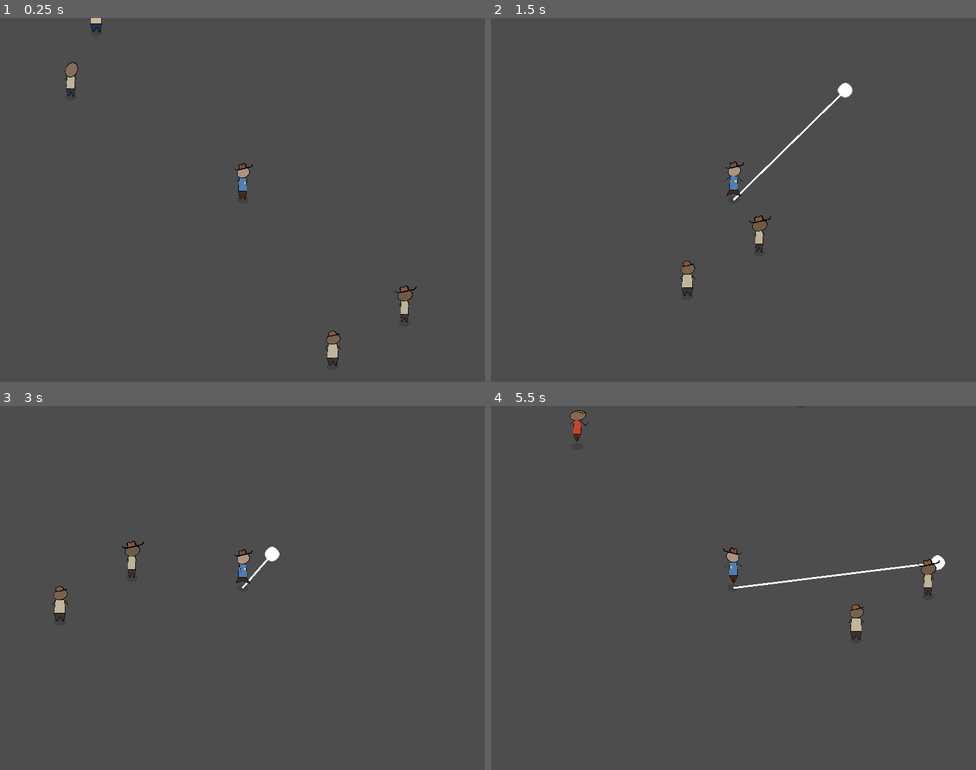
Above: before the commit, frames 1-4 (two rows, left to right).
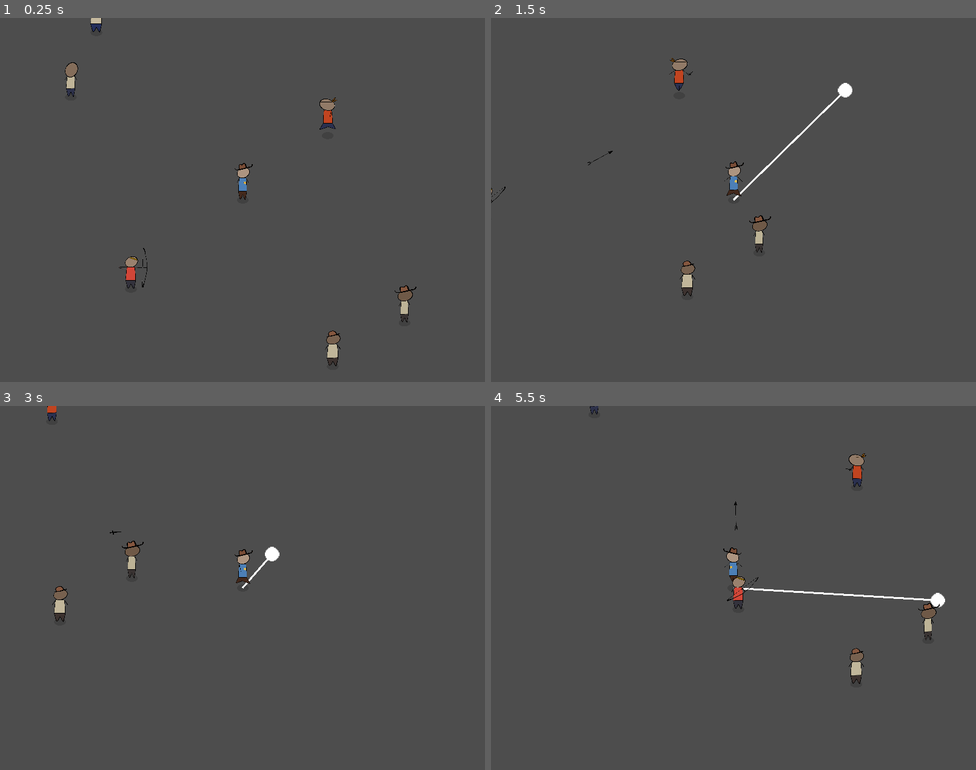
Above: after the commit, the same moments.

Repository: martindzejky/gmtk2025
Game: Godot game, scene res://main.tscn
The game is run twice, just before and just after one commit, with the same random seed, the same clock (stepped at 60 frames per second) and the same inputs.
Inputs (mouse positions are in pixels of both pictures, inside the frame that each line leads up to):
- Up to frame 1 (0.25 s): no input
- Up to frame 2 (1.5 s): move the mouse to (840, 181) at 0.52 s; hold D (move_right) 0.53-1.28 s; click (840, 181) at 0.6 s; move the mouse to (636, 218) at 1.27 s; hold S (move_down) from 1.28 s (still down); tap Shift (dash) at 1.35 s
- Up to frame 3 (3 s): click (145, 606) at 1.55 s; move the mouse to (291, 507) at 2.02 s; release S (move_down) at 2.03 s; hold D (move_right) 2.03-2.78 s; click (291, 507) at 2.1 s; move the mouse to (218, 660) at 2.77 s; hold W (move_up) from 2.78 s (still down); click (218, 660) at 2.85 s
- Up to frame 4 (5.5 s): move the mouse to (879, 642) at 3.52 s; release W (move_up) at 3.53 s; hold A (move_left) 3.53-5.03 s; tap Shift (dash) at 3.6 s; click (879, 642) at 3.8 s; move the mouse to (588, 533) at 4.27 s; click (588, 533) at 4.35 s; move the mouse to (757, 588) at 5.02 s; hold S (move_down) from 5.03 s (still down); click (757, 588) at 5.1 s

The runs differ from the first frame. In frame 1, 0.4% of the frame differs, in the area x 24-70%, y 21-75%; in frame 2, 0.2%; in frame 3, less than 0.1%; in frame 4, 1.9%, in the area x 16-94%, y 0-77%.

Commit message:
throwing knife enemy

Diff:
--- a/main.tscn
+++ b/main.tscn
@@ -8,6 +8,8 @@
 [ext_resource type="Resource" uid="uid://cspiwl2qqobau" path="res://waves/wave_2.tres" id="6_7mycd"]
 [ext_resource type="Resource" uid="uid://d1uha8uiqksby" path="res://waves/wave_3.tres" id="7_272bh"]
 [ext_resource type="PackedScene" uid="uid://celdle61b8mey" path="res://objects/folk.tscn" id="8_5vw27"]
+[ext_resource type="PackedScene" uid="uid://br2pnnu3i2hvh" path="res://objects/ranged_enemy.tscn" id="9_kek77"]
+[ext_resource type="PackedScene" uid="uid://c8fg07divs5ef" path="res://objects/throwing_knife_enemy.tscn" id="10_4c57u"]
 
 [node name="main" type="Node2D"]
 y_sort_enabled = true
@@ -29,3 +31,9 @@
 
 [node name="folk4" parent="." instance=ExtResource("8_5vw27")]
 position = Vector2(-161, -184)
+
+[node name="ranged_enemy" parent="." instance=ExtResource("9_kek77")]
+position = Vector2(-123, 98)
+
+[node name="throwing_knife_enemy" parent="." instance=ExtResource("10_4c57u")]
+position = Vector2(101, -76)
--- /dev/null
+++ b/objects/arrow.tscn
@@ -0,0 +1,18 @@
+[gd_scene load_steps=3 format=3 uid="uid://dr57aya15ff0d"]
+
+[ext_resource type="Script" uid="uid://bb8jo10py3qxv" path="res://scripts/projectile.gd" id="1_ledw7"]
+[ext_resource type="Texture2D" uid="uid://cutyewlewbcyg" path="res://sprites/arrow.png" id="2_3at4w"]
+
+[node name="arrow" type="Node2D"]
+script = ExtResource("1_ledw7")
+
+[node name="sprite" type="Sprite2D" parent="."]
+scale = Vector2(0.056, 0.056)
+texture = ExtResource("2_3at4w")
+
+[node name="delete_timer" type="Timer" parent="."]
+wait_time = 2.0
+one_shot = true
+autostart = true
+
+[connection signal="timeout" from="delete_timer" to="." method="queue_free"]
--- a/objects/bow.tscn
+++ b/objects/bow.tscn
@@ -5,7 +5,8 @@
 [node name="bow" type="Node2D"]
 
 [node name="sprite" type="Sprite2D" parent="."]
-position = Vector2(-233.529, 0)
+position = Vector2(-13.0392, 0)
+scale = Vector2(0.056, 0.056)
 texture = ExtResource("1_45hh1")
 hframes = 2
 frame = 1
--- a/objects/dude.tscn
+++ b/objects/dude.tscn
@@ -778,7 +778,6 @@
 
 [node name="bow_slot_back" type="Marker2D" parent="jump_animation/rotation_scale_animation"]
 position = Vector2(3.52625, -24.1408)
-scale = Vector2(0.0561217, 0.0561217)
 
 [node name="body_scale" type="Node2D" parent="jump_animation/rotation_scale_animation"]
 
@@ -805,7 +804,6 @@
 [node name="melee_slot" type="Marker2D" parent="jump_animation/rotation_scale_animation/body_scale"]
 position = Vector2(7.52731, -19.1992)
 rotation = 1.23266
-scale = Vector2(0.0561217, 0.0561217)
 
 [node name="head_scale" type="Node2D" parent="jump_animation/rotation_scale_animation"]
 position = Vector2(1, -30)
@@ -832,4 +830,3 @@
 [node name="bow_slot_front" type="Marker2D" parent="jump_animation/rotation_scale_animation"]
 visible = false
 position = Vector2(3.52625, -24.1408)
-scale = Vector2(0.0561217, 0.0561217)
--- a/objects/enemy.tscn
+++ b/objects/enemy.tscn
@@ -2,7 +2,7 @@
 
 [ext_resource type="Script" uid="uid://fieie7mlojfh" path="res://scripts/enemy.gd" id="1_7jlpp"]
 [ext_resource type="PackedScene" uid="uid://ccv1x3ptc2xx" path="res://objects/melee_strike.tscn" id="2_41oev"]
-[ext_resource type="PackedScene" uid="uid://dr57aya15ff0d" path="res://objects/projectile.tscn" id="3_we7g8"]
+[ext_resource type="PackedScene" uid="uid://dr57aya15ff0d" path="res://objects/arrow.tscn" id="3_we7g8"]
 [ext_resource type="PackedScene" uid="uid://bbvqcdrmrrngi" path="res://objects/knife.tscn" id="4_3hb37"]
 [ext_resource type="PackedScene" uid="uid://djbcew1c0yi1u" path="res://objects/bow.tscn" id="5_2ld5k"]
 [ext_resource type="PackedScene" uid="uid://dur5dy1hc4dca" path="res://objects/dude.tscn" id="5_3hb37"]
--- a/objects/knife.tscn
+++ b/objects/knife.tscn
@@ -5,5 +5,6 @@
 [node name="knife" type="Node2D"]
 
 [node name="sprite" type="Sprite2D" parent="."]
-position = Vector2(0, -40.8964)
+position = Vector2(0, -2.5806)
+scale = Vector2(0.056, 0.056)
 texture = ExtResource("1_25txl")
--- a/objects/projectile.tscn
+++ /dev/null
@@ -1,17 +0,0 @@
-[gd_scene load_steps=3 format=3 uid="uid://dr57aya15ff0d"]
-
-[ext_resource type="Script" uid="uid://bb8jo10py3qxv" path="res://scripts/projectile.gd" id="1_ibous"]
-[ext_resource type="Texture2D" uid="uid://cutyewlewbcyg" path="res://sprites/arrow.png" id="1_x17f1"]
-
-[node name="projectile" type="Node2D"]
-script = ExtResource("1_ibous")
-
-[node name="sprite" type="Sprite2D" parent="."]
-texture = ExtResource("1_x17f1")
-
-[node name="delete_timer" type="Timer" parent="."]
-wait_time = 3.0
-one_shot = true
-autostart = true
-
-[connection signal="timeout" from="delete_timer" to="." method="queue_free"]
--- /dev/null
+++ b/objects/throwing_knife.tscn
@@ -0,0 +1,64 @@
+[gd_scene load_steps=6 format=3 uid="uid://cfm04ntunurdu"]
+
+[ext_resource type="Script" uid="uid://bb8jo10py3qxv" path="res://scripts/projectile.gd" id="1_dgol7"]
+[ext_resource type="Texture2D" uid="uid://w42mx33bn3l6" path="res://sprites/knife.png" id="2_dgol7"]
+
+[sub_resource type="Animation" id="Animation_3f73b"]
+length = 0.001
+tracks/0/type = "value"
+tracks/0/imported = false
+tracks/0/enabled = true
+tracks/0/path = NodePath("rotation:rotation")
+tracks/0/interp = 1
+tracks/0/loop_wrap = true
+tracks/0/keys = {
+"times": PackedFloat32Array(0),
+"transitions": PackedFloat32Array(1),
+"update": 0,
+"values": [0.0]
+}
+
+[sub_resource type="Animation" id="Animation_dgol7"]
+resource_name = "rotating"
+length = 0.6
+loop_mode = 1
+tracks/0/type = "value"
+tracks/0/imported = false
+tracks/0/enabled = true
+tracks/0/path = NodePath("rotation:rotation")
+tracks/0/interp = 1
+tracks/0/loop_wrap = true
+tracks/0/keys = {
+"times": PackedFloat32Array(0, 0.6),
+"transitions": PackedFloat32Array(1, 1),
+"update": 0,
+"values": [0.0, 6.28319]
+}
+
+[sub_resource type="AnimationLibrary" id="AnimationLibrary_3f73b"]
+_data = {
+&"RESET": SubResource("Animation_3f73b"),
+&"rotating": SubResource("Animation_dgol7")
+}
+
+[node name="arrow" type="Node2D"]
+script = ExtResource("1_dgol7")
+
+[node name="rotation" type="Node2D" parent="."]
+
+[node name="sprite" type="Sprite2D" parent="rotation"]
+position = Vector2(0, -2.58188)
+scale = Vector2(0.101021, 0.101021)
+texture = ExtResource("2_dgol7")
+
+[node name="delete_timer" type="Timer" parent="."]
+one_shot = true
+autostart = true
+
+[node name="animation" type="AnimationPlayer" parent="."]
+libraries = {
+&"": SubResource("AnimationLibrary_3f73b")
+}
+autoplay = "rotating"
+
+[connection signal="timeout" from="delete_timer" to="." method="queue_free"]
--- /dev/null
+++ b/objects/throwing_knife_enemy.tscn
@@ -0,0 +1,11 @@
+[gd_scene load_steps=3 format=3 uid="uid://c8fg07divs5ef"]
+
+[ext_resource type="PackedScene" uid="uid://br2pnnu3i2hvh" path="res://objects/ranged_enemy.tscn" id="1_rr8aq"]
+[ext_resource type="PackedScene" uid="uid://cfm04ntunurdu" path="res://objects/throwing_knife.tscn" id="2_kp6sq"]
+
+[node name="throwing_knife_enemy" instance=ExtResource("1_rr8aq")]
+move_speed = 35.0
+can_attack_melee = true
+projectile_object = ExtResource("2_kp6sq")
+ranged_weapons = Array[PackedScene]([])
+ranged_weapon_attack_animation = "melee"
--- a/scripts/enemy.gd
+++ b/scripts/enemy.gd
@@ -27,6 +27,8 @@
 @export_category('Weapons')
 @export var melee_weapons: Array[PackedScene]
 @export var ranged_weapons: Array[PackedScene]
+@export var melee_weapon_attack_animation := 'melee'
+@export var ranged_weapon_attack_animation := 'shoot'
 
 @export_category('Timers')
 @export var melee_cooldown_timer: Timer
@@ -47,14 +49,15 @@
 var state := State.ATTACKING_PLAYER
 var release_captured_target: Enemy
 var attack_target: Node2D
+var performing_attack: String
 
 func _ready():
-  if can_attack_melee:
+  if can_attack_melee and melee_weapons.size() > 0:
     var melee_weapon = melee_weapons.pick_random()
     var melee_weapon_instance = melee_weapon.instantiate()
     dude.equip_melee_weapon(melee_weapon_instance)
 
-  if can_attack_ranged:
+  if can_attack_ranged and ranged_weapons.size() > 0:
     var ranged_weapon = ranged_weapons.pick_random()
     var ranged_weapon_instance = ranged_weapon.instantiate()
     dude.equip_bow_weapon(ranged_weapon_instance)
@@ -200,11 +203,13 @@
 
 func attack_melee(target):
   attack_target = target
+  performing_attack = 'melee'
   melee_cooldown_timer.start()
   dude_melee_animation(target)
 
 func shoot_ranged(target):
   attack_target = target
+  performing_attack = 'ranged'
   shoot_cooldown_timer.start()
   dude_shoot_animation(target)
 
@@ -267,14 +272,14 @@
     release_captured_target = closest_captured_enemy
 
 func dude_melee_animation(target):
-  dude.play_animation('melee')
+  dude.play_animation(melee_weapon_attack_animation)
 
   var dir := global_position.direction_to(target.global_position)
   if abs(dir.x) > 0:
     dude.scale.x = sign(dir.x)
 
 func dude_shoot_animation(target):
-  dude.play_animation('shoot')
+  dude.play_animation(ranged_weapon_attack_animation)
   var dir := global_position.direction_to(target.global_position)
   if abs(dir.x) > 0:
     dude.scale.x = sign(dir.x)
@@ -297,6 +302,18 @@
         dude.scale.x = sign(velocity.x)
 
 func _on_dude_melee_attack():
+  if performing_attack == 'melee':
+    perform_melee_attack()
+  elif performing_attack == 'ranged':
+    perform_ranged_attack()
+
+func _on_dude_shoot_attack():
+  if performing_attack == 'melee':
+    perform_melee_attack()
+  elif performing_attack == 'ranged':
+    perform_ranged_attack()
+
+func perform_melee_attack():
   var melee_strike = melee_strike_object.instantiate()
   get_parent().add_child(melee_strike)
 
@@ -307,8 +324,7 @@
     release_captured_target.free_from_capture() # TODO: this should be done in the melee strike object
     release_captured_target = null
 
-
-func _on_dude_shoot_attack() -> void:
+func perform_ranged_attack():
   var projectile = projectile_object.instantiate()
   get_parent().add_child(projectile)
 
Not shown: 1 places in main.tscn that only renumber resources
